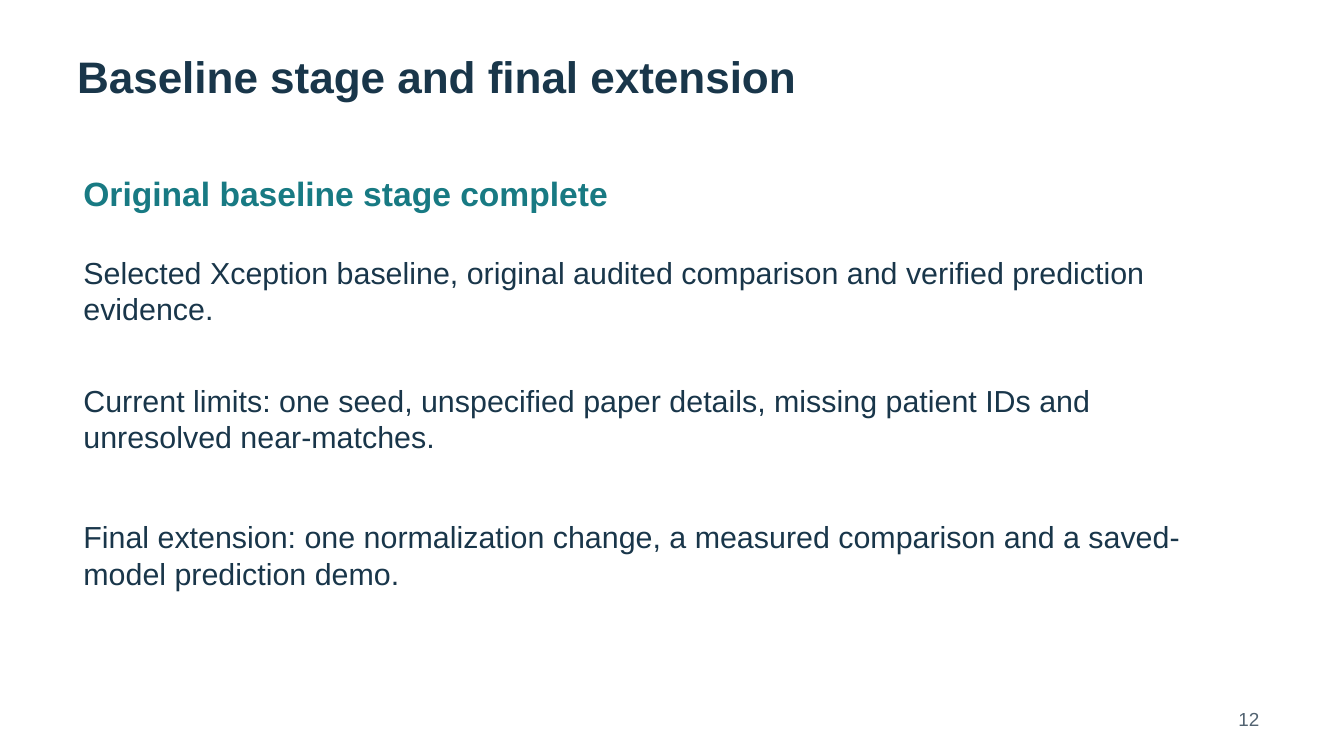
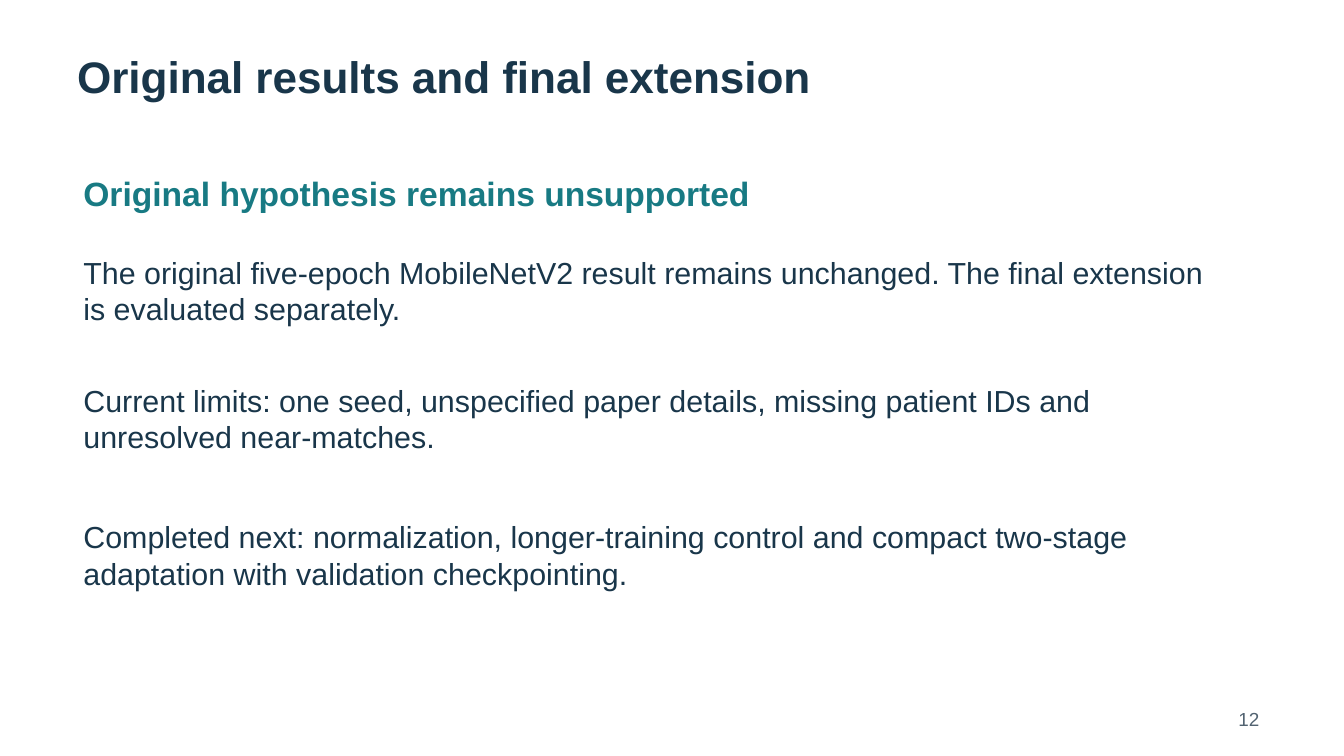
Before and after one commit to visheshrao17/ComputerVision_Prj, a slide deck: slide 12 of deliverables/final_evaluation/Brain_MRI_Final_Presentation.pptx. Drawn at 1344x756 pixels with LibreOffice and Linux fonts; fonts in the diff are those of the drawing. Boxes give left, top, right and bottom in pixels: in the first picture for what was removed or moved away, otherwise in the second. Text is boxed around its words. In the diff, an @@ line names an element or a change of style, - is before the commit and + after.

Commit message:
Add compact staged fine-tuning and verified final evaluation results

```diff
--- a/deliverables/final_evaluation/Brain_MRI_Final_Presentation.pptx
+++ b/deliverables/final_evaluation/Brain_MRI_Final_Presentation.pptx
@@ text at box(77, 61, 810, 101): text changed @@
-Baseline stage and final extension
+Original results and final extension
@@ text at box(83, 181, 749, 213): text changed @@
-Original baseline stage complete
+Original hypothesis remains unsupported
@@ text at box(83, 262, 1203, 326): text changed @@
-Selected Xception baseline, original audited comparison and verified prediction evidence.
+The original five-epoch MobileNetV2 result remains unchanged. The final extension is evaluated separately.
@@ text at box(83, 526, 1127, 591): text changed @@
-Final extension: one normalization change, a measured comparison and a saved-model prediction demo.
+Completed next: normalization, longer-training control and compact two-stage adaptation with validation checkpointing.
```
Also in this commit, not shown: 5 other slides changed, 6 slides added, 3 slides removed, 47 other files.
